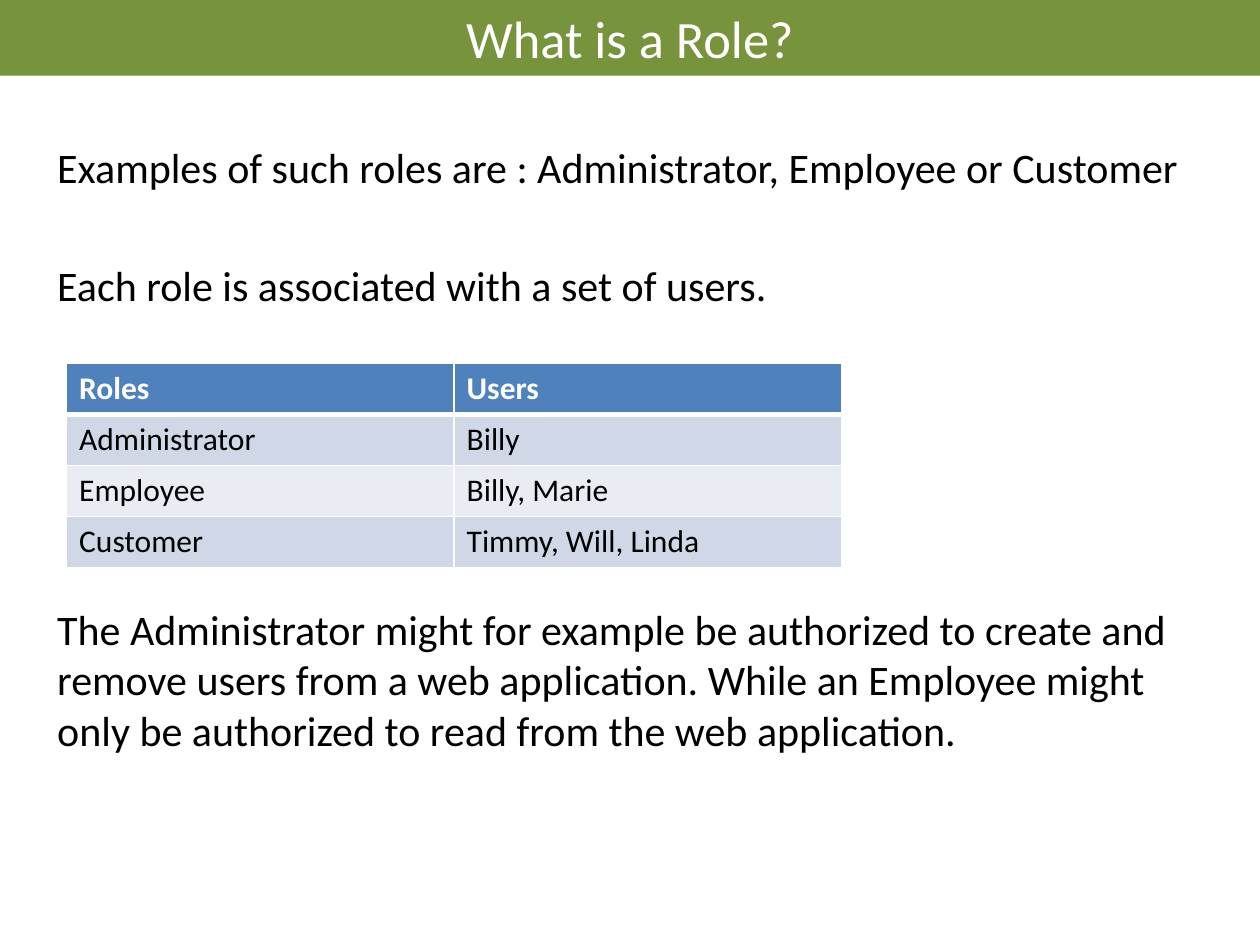
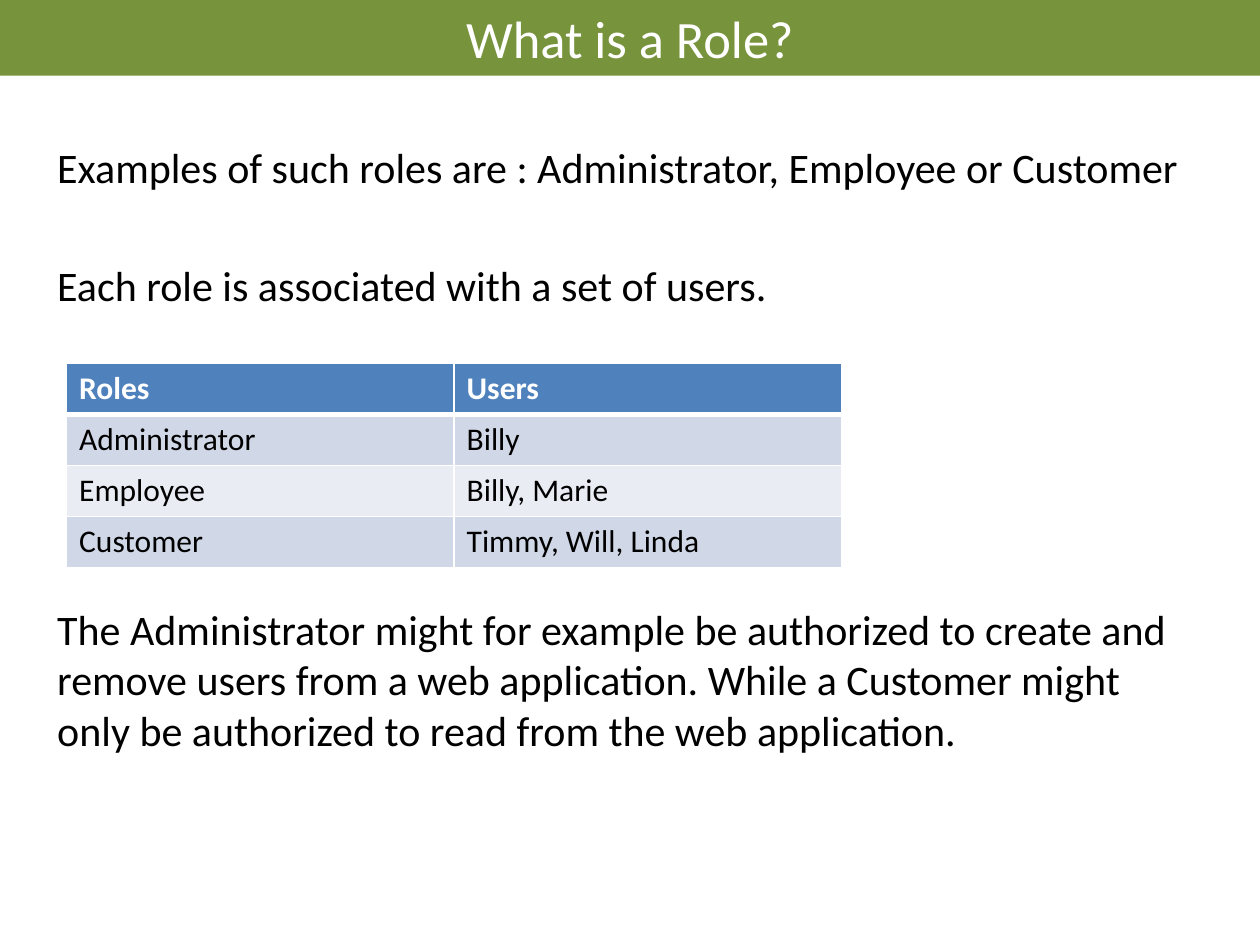
Before and after one commit to AndreasElffors/IdentityTemplate, a slide deck: slide 8 of Documents/Slides/Identity-Theory.pptx. Drawn at 1260x945 pixels with LibreOffice and Linux fonts; fonts in the diff are those of the drawing; background and template pictures are left out. Boxes give left, top, right and bottom in pixels: in the first picture for what was removed or moved away, otherwise in the second. Text is boxed around its words. In the diff, an @@ line names an element or a change of style, - is before the commit and + after.

```diff
--- a/Documents/Slides/Identity-Theory.pptx
+++ b/Documents/Slides/Identity-Theory.pptx
@@ text at <box>57,615,1165,753</box>: text changed @@
-The Administrator might for example be authorized to create and remove users from a web application. While an Employee might only be authorized to read from the web application.
+The Administrator might for example be authorized to create and remove users from a web application. While a Customer might only be authorized to read from the web application.
```
Also in this commit, not shown: 3 other slides changed, 5 other files.
